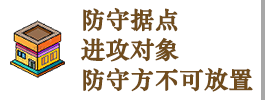
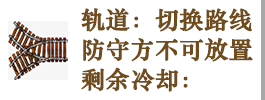
Layered file, before and after one edit (265x100). Changes by layer:
showed "6" over box(8, 21, 68, 80)
hid "home" over box(10, 20, 65, 78)
renamed "防守据点 进攻对象 防守方不可放置" to "轨道：切换路线 防守方不可放置 剩余冷却：", painted on it over box(81, 7, 253, 92)
